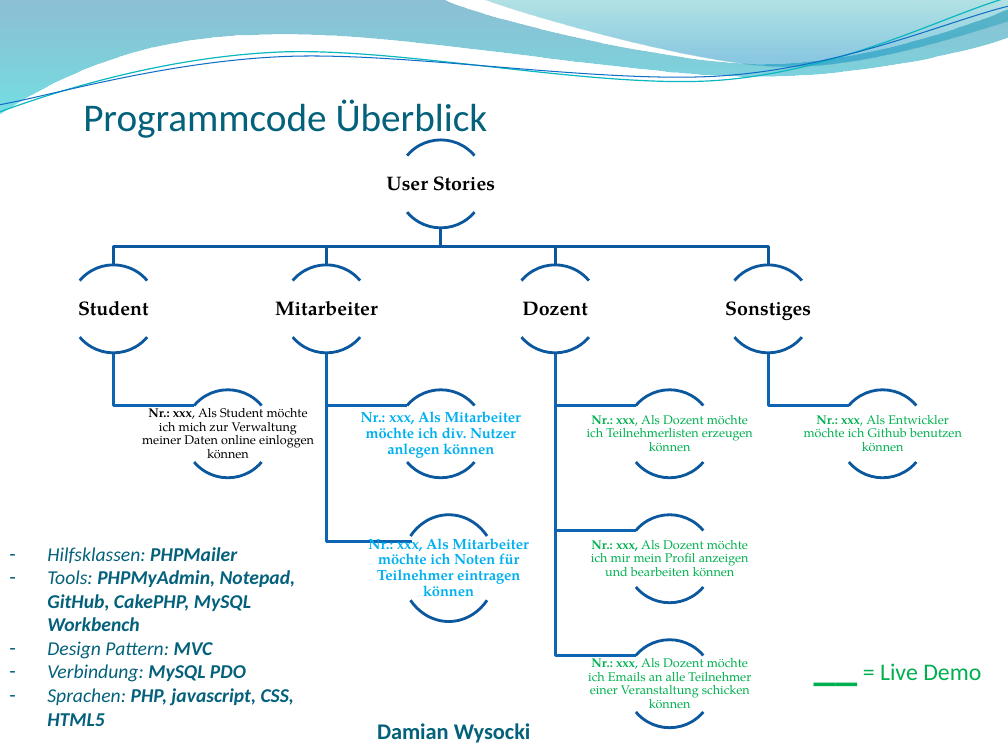
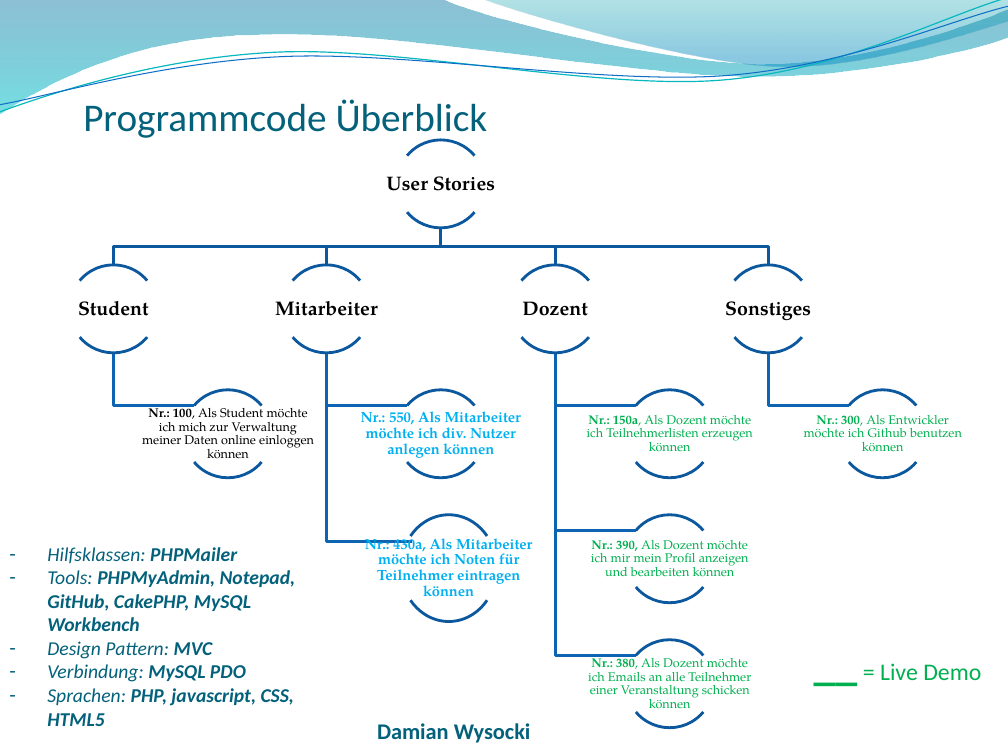
Before and after one commit to wf5ss2015/wfprj, a slide deck: slide 8 of Lehrveranstaltungsmanagement_Präsentation.pptx. Drawn at 1008x756 pixels with LibreOffice and Linux fonts; fonts in the diff are those of the drawing; background and template pictures are left out. Boxes give left, top, right and bottom in pixels: in the first picture for what was removed or moved away, otherwise in the second. Text is boxed around its words. In the diff, an @@ line names an element or a change of style, - is before the commit and + after.

Commit message:
sdf
d

```diff
--- a/Lehrveranstaltungsmanagement_Präsentation.pptx
+++ b/Lehrveranstaltungsmanagement_Präsentation.pptx
@@ text at [142, 404, 314, 459]: text changed @@
-Nr.: xxx, Als Student möchte ich mich zur Verwaltung meiner Daten online einloggen können
+Nr.: 100, Als Student möchte ich mich zur Verwaltung meiner Daten online einloggen können
@@ text at [361, 411, 521, 458]: text changed @@
-Nr.: xxx, Als Mitarbeiter möchte ich div. Nutzer anlegen können
+Nr.: 550, Als Mitarbeiter möchte ich div. Nutzer anlegen können
@@ text at [587, 415, 753, 452]: text changed @@
-Nr.: xxx, Als Dozent möchte ich Teilnehmerlisten erzeugen können
+Nr.: 150a, Als Dozent möchte ich Teilnehmerlisten erzeugen können
@@ text at [804, 415, 962, 452]: text changed @@
-Nr.: xxx, Als Entwickler möchte ich Github benutzen können
+Nr.: 300, Als Entwickler möchte ich Github benutzen können
@@ text at [365, 533, 532, 597]: text changed @@
-Nr.: xxx, Als Mitarbeiter möchte ich Noten für Teilnehmer eintragen können
+Nr.: 430a, Als Mitarbeiter möchte ich Noten für Teilnehmer eintragen können
@@ text at [591, 540, 749, 577]: text changed @@
-Nr.: xxx, Als Dozent möchte ich mir mein Profil anzeigen und bearbeiten können
+Nr.: 390, Als Dozent möchte ich mir mein Profil anzeigen und bearbeiten können
@@ text at [588, 654, 751, 709]: text changed @@
-Nr.: xxx, Als Dozent möchte ich Emails an alle Teilnehmer einer Veranstaltung schicken können
+Nr.: 380, Als Dozent möchte ich Emails an alle Teilnehmer einer Veranstaltung schicken können
```
Also in this commit, not shown: 15 other slides changed.
